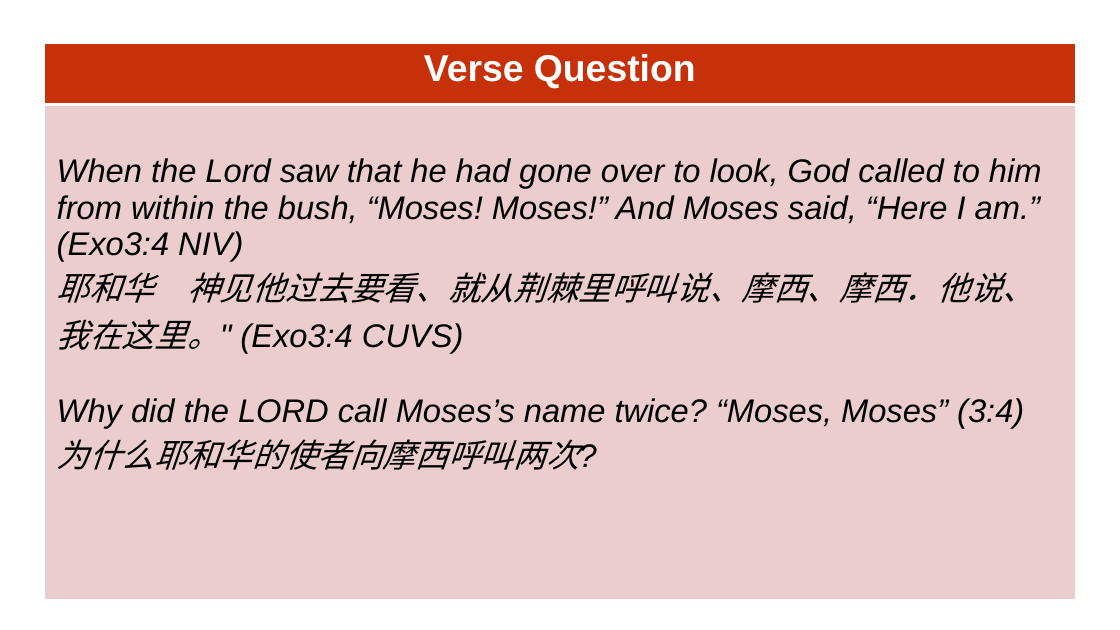
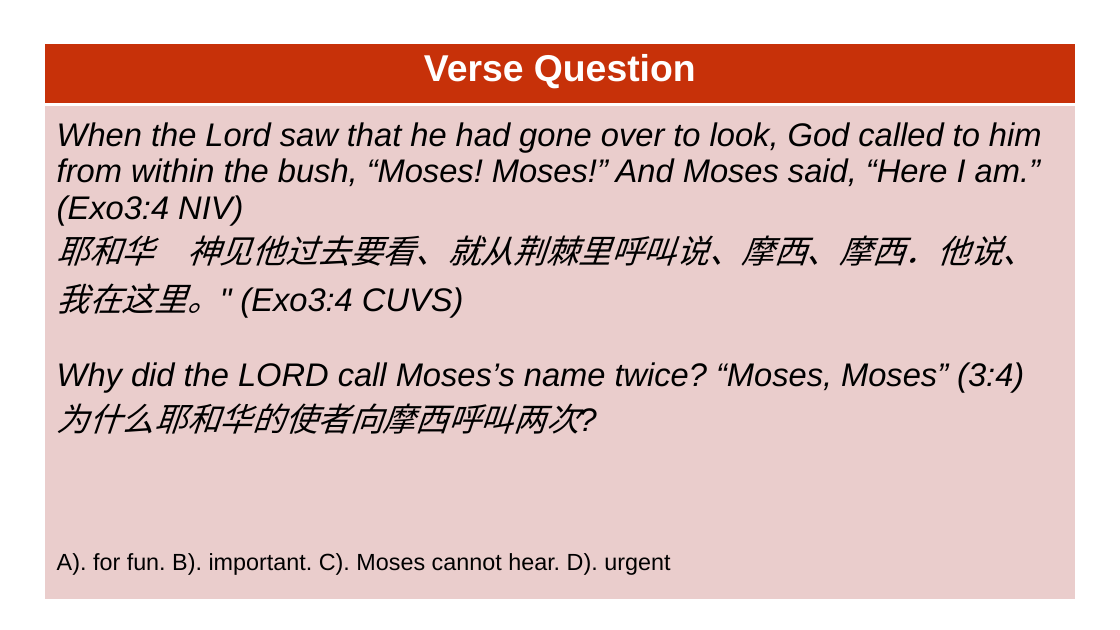
Before and after one commit to wdingbox/accc_2025_pp, a slide deck: slide 4 of ppt/Exodus/exo3_1-11.pptx. Drawn at 1120x630 pixels with LibreOffice and Linux fonts; fonts in the diff are those of the drawing; background and template pictures are left out. Boxes give left, top, right and bottom in pixels: in the first picture for what was removed or moved away, otherwise in the second. Text is boxed around its words. In the diff, an @@ line names an element or a change of style, - is before the commit and + after.

Commit message:
modified:   exo3_1-11.pdf modified:   exo3_1-11.pptx

```diff
--- a/ppt/Exodus/exo3_1-11.pptx
+++ b/ppt/Exodus/exo3_1-11.pptx
@@ table at (x1=45, y1=44, x2=1076, y2=599) @@
@@ row 2, column 1: "When the Lord saw that he had gone over to look, God called to him from within the bush, “Moses! Moses!” And Moses said, “Here I am.” (Exo3:4 NIV) / 耶和华 神见他过去要看、就从荆棘里呼叫说、摩西、摩西．他说、我在这里。" (Exo3:4 CUVS) / Why did the LORD call Moses’s name twice? “Moses, Moses” (3:4) / 为什么耶和华的使者向摩西呼叫两次?" to "When the Lord saw that he had gone over to look, God called to him from within the bush, “Moses! Moses!” And Moses said, “Here I am.” (Exo3:4 NIV) / 耶和华 神见他过去要看、就从荆棘里呼叫说、摩西、摩西．他说、我在这里。" (Exo3:4 CUVS) / Why did the LORD call Moses’s name twice? “Moses, Moses” (3:4) / 为什么耶和华的使者向摩西呼叫两次? / A). for fun. B). important. C). Moses cannot hear. D). urgent" @@
```
Also in this commit, not shown: 4 other slides changed, 1 other file.
